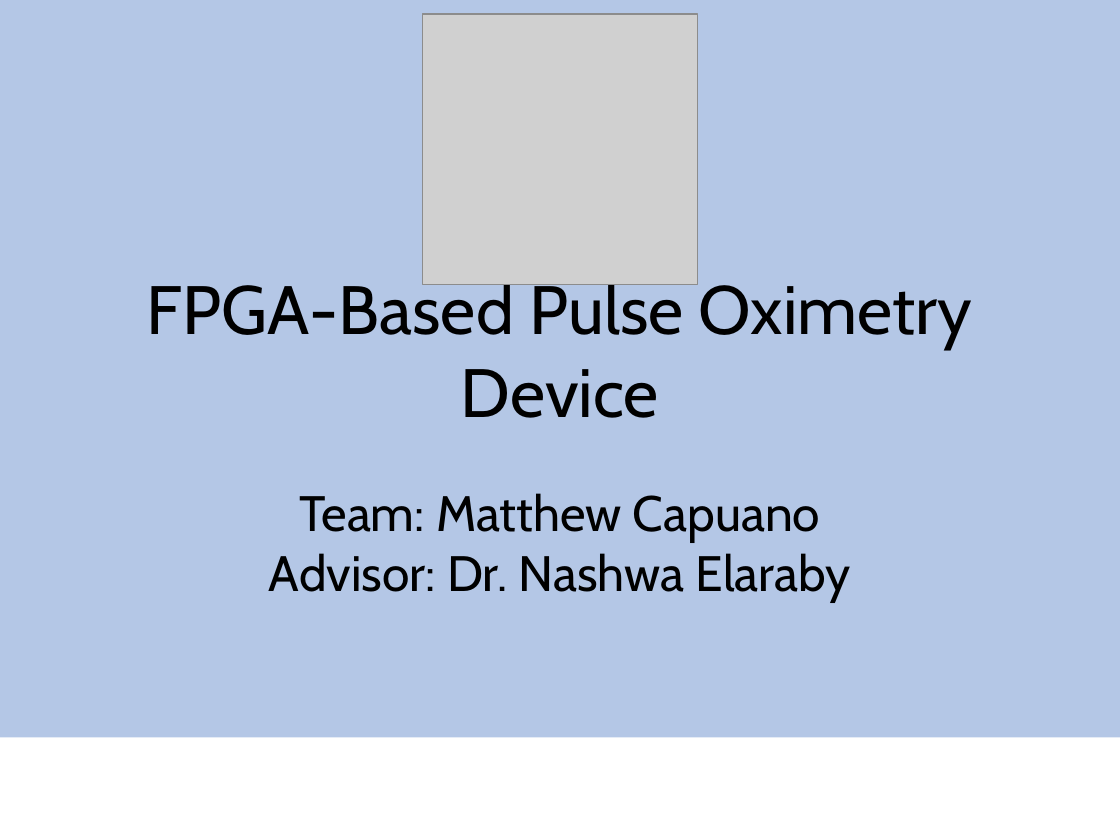
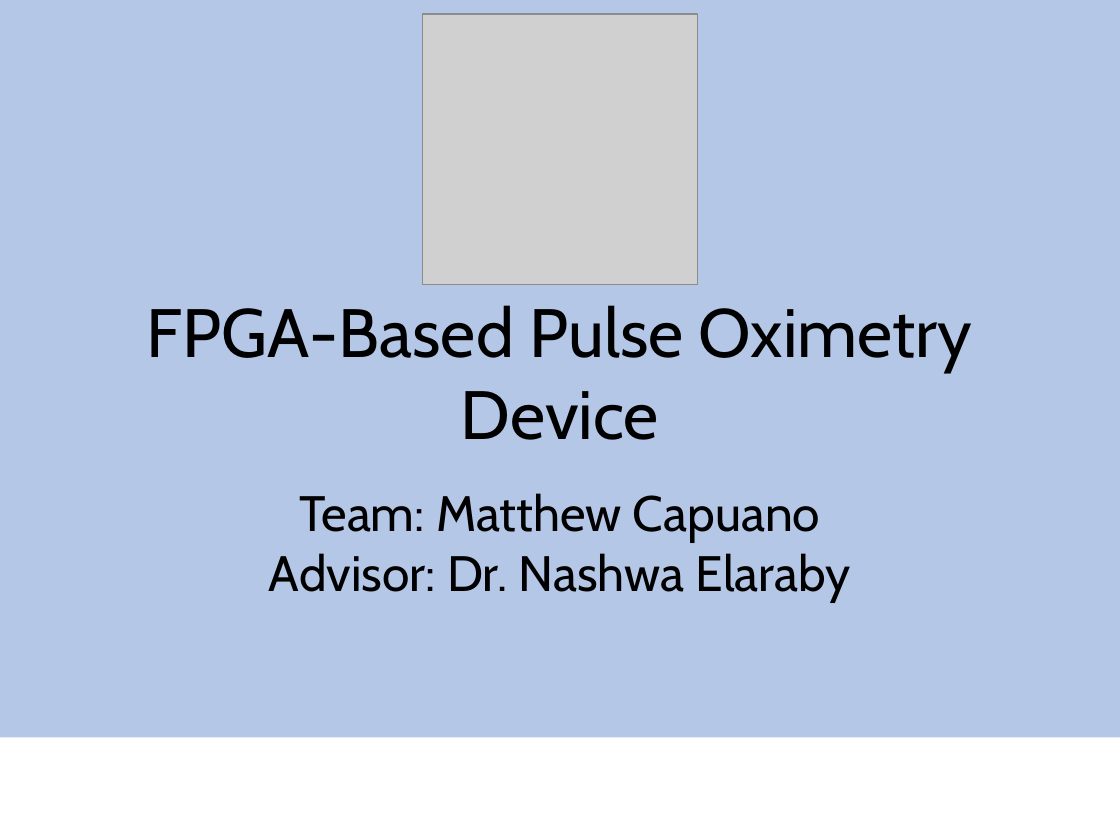
Before and after one commit to mec391/pulseox, a slide deck: slide 1 of capstone.pptx. Drawn at 1120x840 pixels with LibreOffice and Linux fonts; fonts in the diff are those of the drawing; grey boxes stand for pictures; background and template pictures are left out. Boxes give left, top, right and bottom in pixels: in the first picture for what was removed or moved away, otherwise in the second. Text is boxed around its words. In the diff, an @@ line names an element or a change of style, - is before the commit and + after.

```diff
--- a/capstone.pptx
+++ b/capstone.pptx
@@ title "FPGA-Based Pulse Oximetry Device" rewrapped from <box>147,277,972,418</box> to <box>147,305,972,440</box> @@
```
Also in this commit, not shown: 5 other slides changed, 11 slides added, 1 slide removed.
